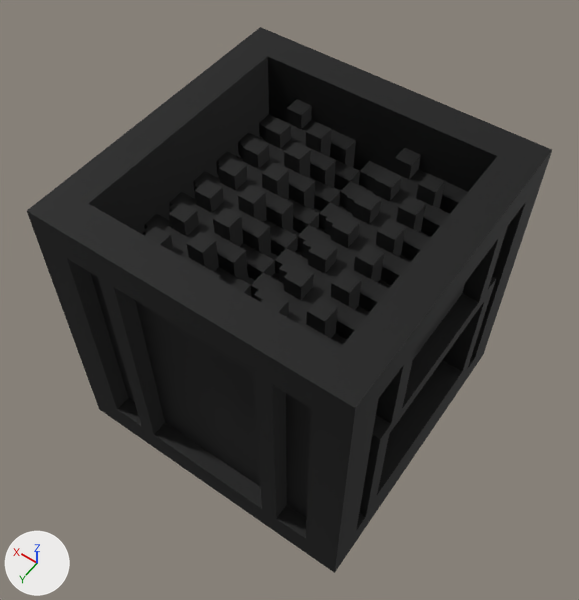
Renders of the OBJ model src/main/resources/assets/deusexmachina/models/essenceMacerator.obj from each side of a commit.
One viewpoint serves both versions: a 50 mm camera at (-16.0, 23.2, 44.7) aimed at (0.2, 0.4, 8.9). Every picture has the same lights, and +X, +Y and +Z are marked at lower left. Where no turn or scale is listed for an object, it has been applied to the vertices.

The first picture shows 'EssenceMacerator'.
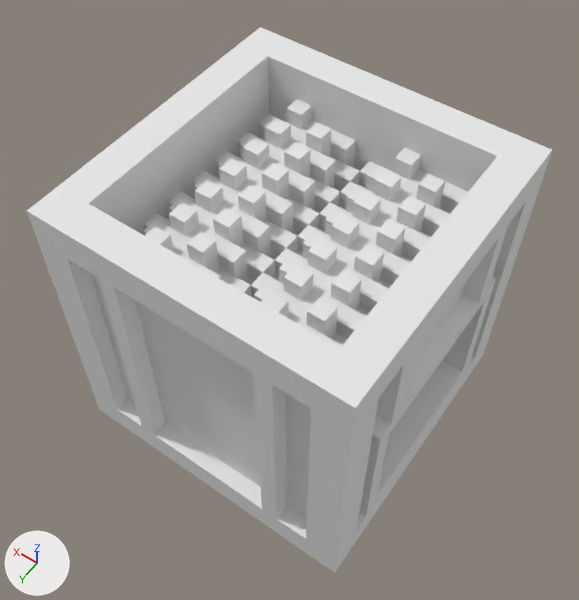
Edits to the bpy script that builds the scene:
```text
Add mat_palette_005:
    mat_palette_005 = principled_material('palette.005')
    mat_palette_005.base_color = (0.8, 0.8, 0.8)  # white #e7e7e7
    mat_palette_005.roughness = 1.0
Change me_essencemacerator:
    where me_essencemacerator.from_pydata(...)  # 1276 vertices, 2760 faces; spans x -9.0..9.0, y -9.0..9.0, z 0.0..18.0
    remove me_essencemacerator.materials.append(mat_palette_002)  # picture img_essencemacerator_png
    add me_essencemacerator.materials.append(mat_palette_005)  # white #e7e7e7
```

Location of each change, [x1, y1, x2, y2] in pixels of the pictures (579 x 600 px):
'EssenceMacerator', recoloured (black to white): [27, 27, 552, 573] in both
